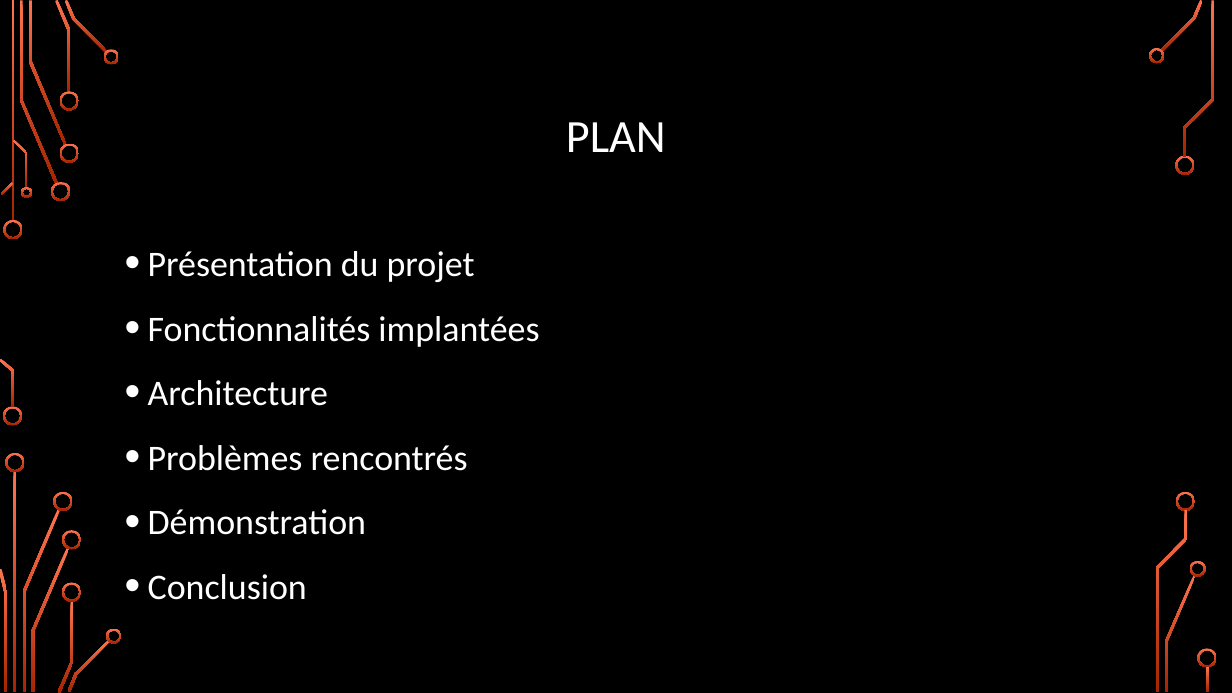
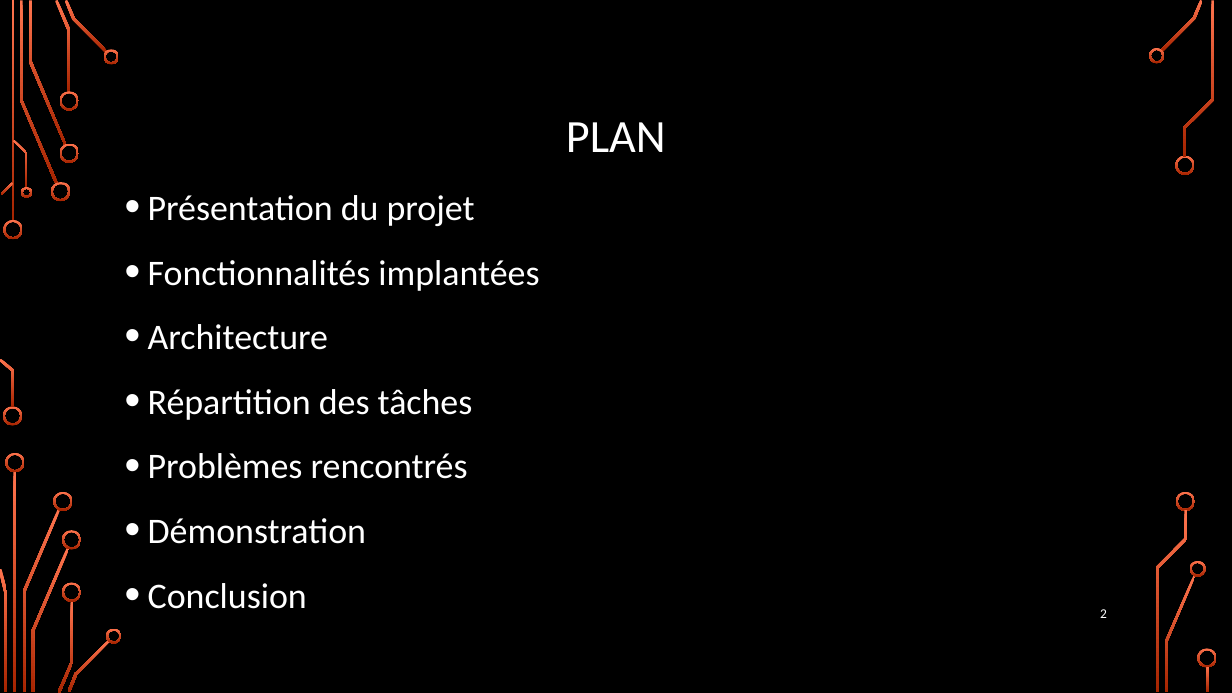
Before and after one commit to zipang29/gopiwan, a slide deck: slide 2 of Documents/diaporama_soutenance.pptx. Drawn at 1232x693 pixels with LibreOffice and Linux fonts; fonts in the diff are those of the drawing; background and template pictures are left out. Boxes give left, top, right and bottom in pixels: in the first picture for what was removed or moved away, otherwise in the second. Text is boxed around its words. In the diff, an @@ line names an element or a change of style, - is before the commit and + after.

```diff
--- a/Documents/diaporama_soutenance.pptx
+++ b/Documents/diaporama_soutenance.pptx
@@ text "Présentation du projet": place and size @@
-text "Présentation du projet" at (148,251,539,600)
+text "Présentation du projet" at (148,195,539,609)
@@ text at (148,389,473,420): paragraph added @@
+• Répartition des tâches
@@ page number added at (1100,609,1107,618), 10.5 pt, text #FFFFFF @@
+2
```
Also in this commit, not shown: 5 other slides changed, 2 slides added, 1 slide removed.
